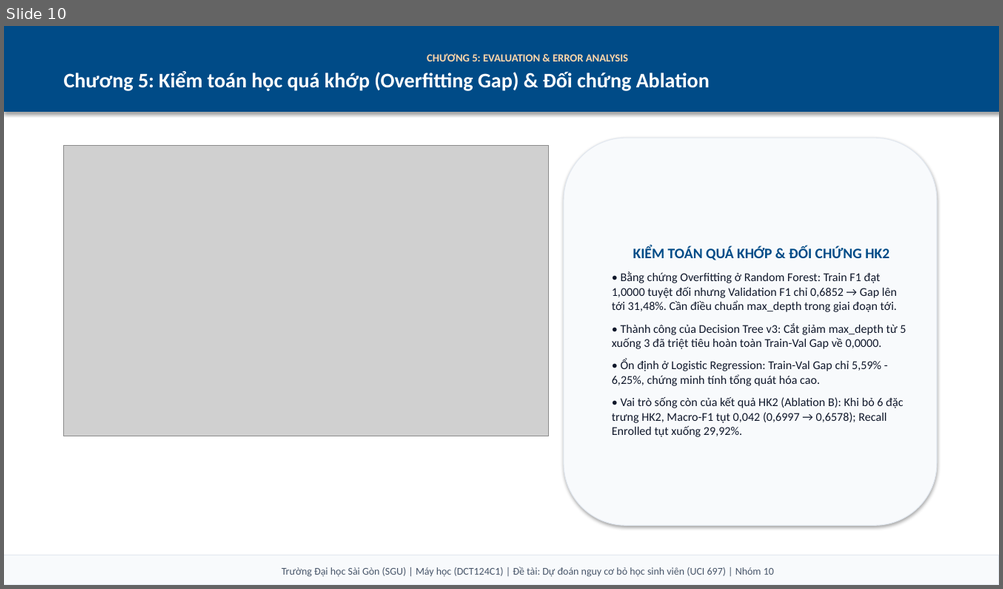
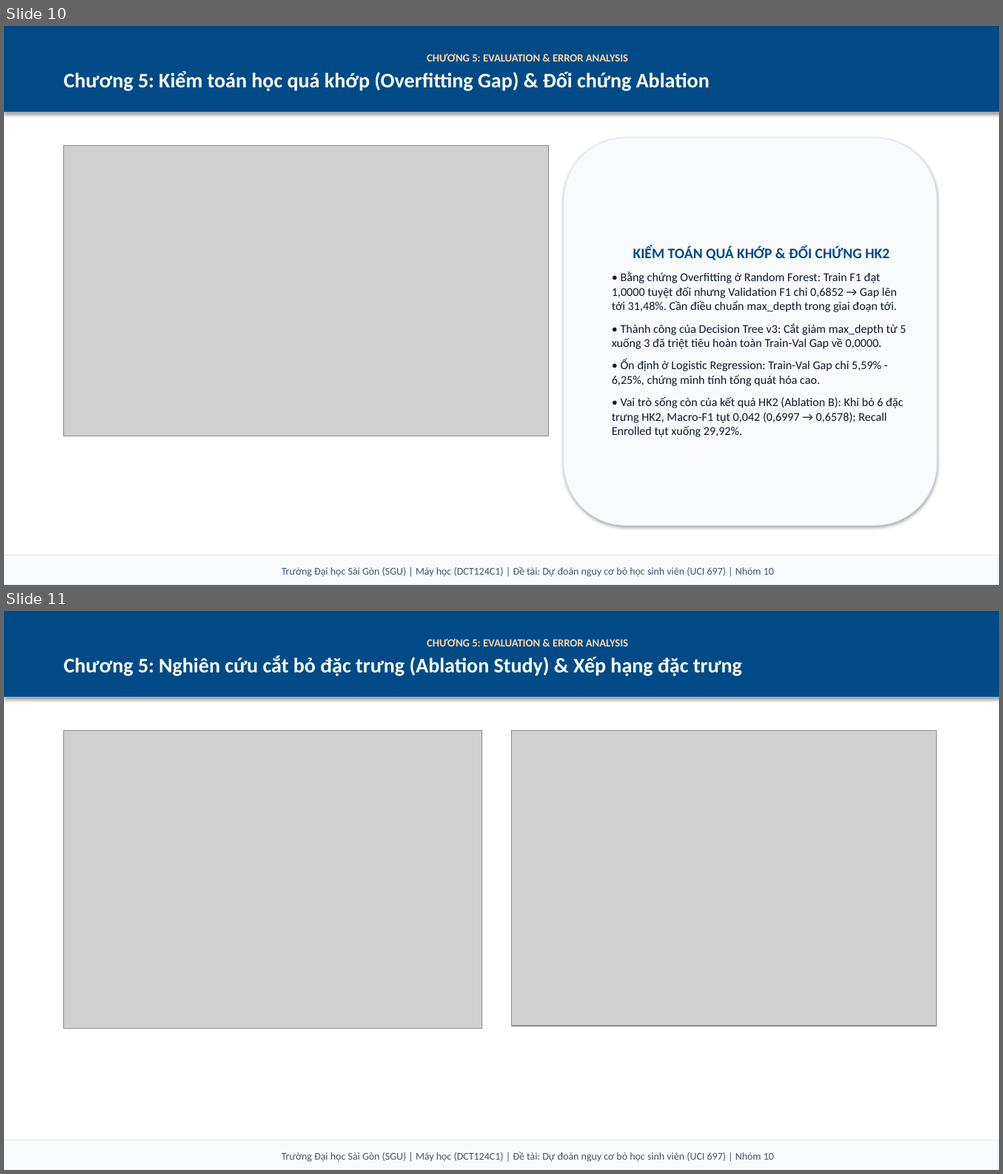
Before and after one commit to Kazuken123/DCT124C1-MH-Nhom, a slide deck: final/BaoCao_TienDo_GiuaKy_Nhom10.pptx. Shown one above the other, each under a label of ours: slide 10 before the commit, slides 10 and 11 after it. The pictures are 1003x589 and 1003x1174 pixels, drawn with LibreOffice and Linux fonts; fonts in the diff are those of the drawing; grey boxes stand for pictures. Boxes give left, top, right and bottom in pixels: in the first picture for what was removed or moved away, otherwise in the second. Text is boxed around its words. In the diff, an @@ line names an element or a change of style, - is before the commit and + after.

Commit message:
Bo sung 4 bieu do thuc nghiem vao Bao cao Word va Slide PPTX (Hinh 3, 4, 8, 9 va Slide 11)

```diff
--- a/final/BaoCao_TienDo_GiuaKy_Nhom10.pptx
+++ b/final/BaoCao_TienDo_GiuaKy_Nhom10.pptx
@@ slide 11 added at [4,611,999,1170], background #FFFFFF @@
@@ rectangle added at [4,611,999,697], fill #004B87, outline #004B87 0.75 pt, 20 pt, text #FFFFFF, bold @@
+CHƯƠNG 5: EVALUATION & ERROR ANALYSIS
+Chương 5: Nghiên cứu cắt bỏ đặc trưng (Ablation Study) & Xếp hạng đặc trưng
@@ picture added at [64,730,481,1029] @@
@@ picture added at [512,730,936,1027] @@
@@ rectangle added at [4,1141,999,1170], fill #F8FAFC, outline #E2E8F0 0.75 pt, 10 pt, text #475569 @@
+Trường Đại học Sài Gòn (SGU) | Máy học (DCT124C1) | Đề tài: Dự đoán nguy cơ bỏ học sinh viên (UCI 697) | Nhóm 10
```
Also in this commit, not shown: 4 other files.
